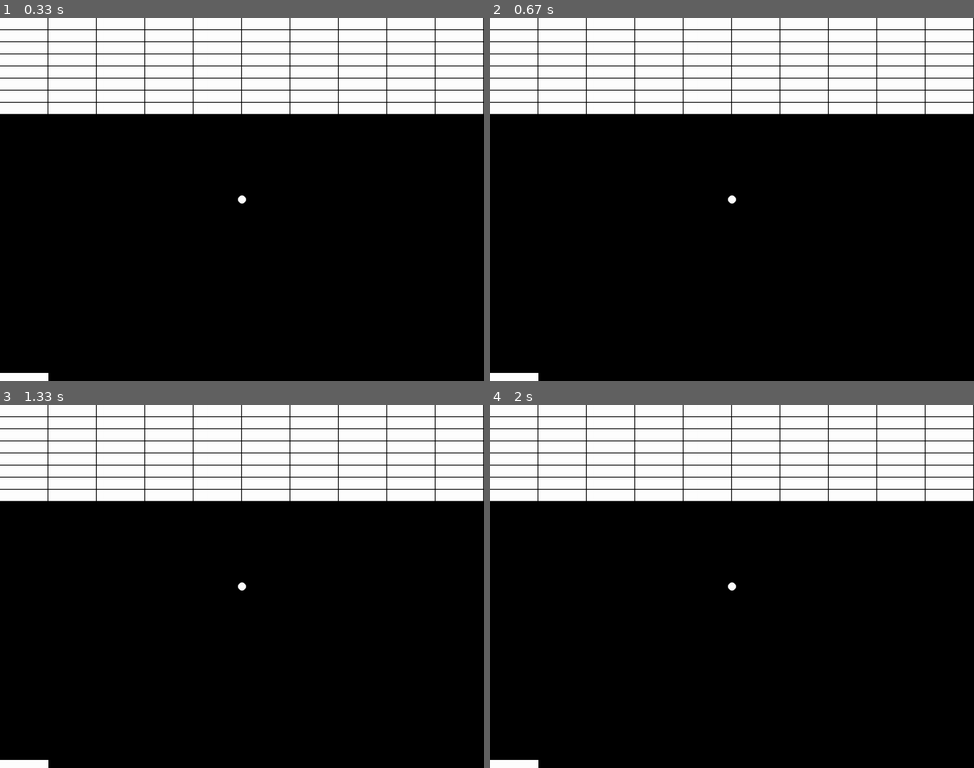
Above: before the commit, frames 1-4 (two rows, left to right).
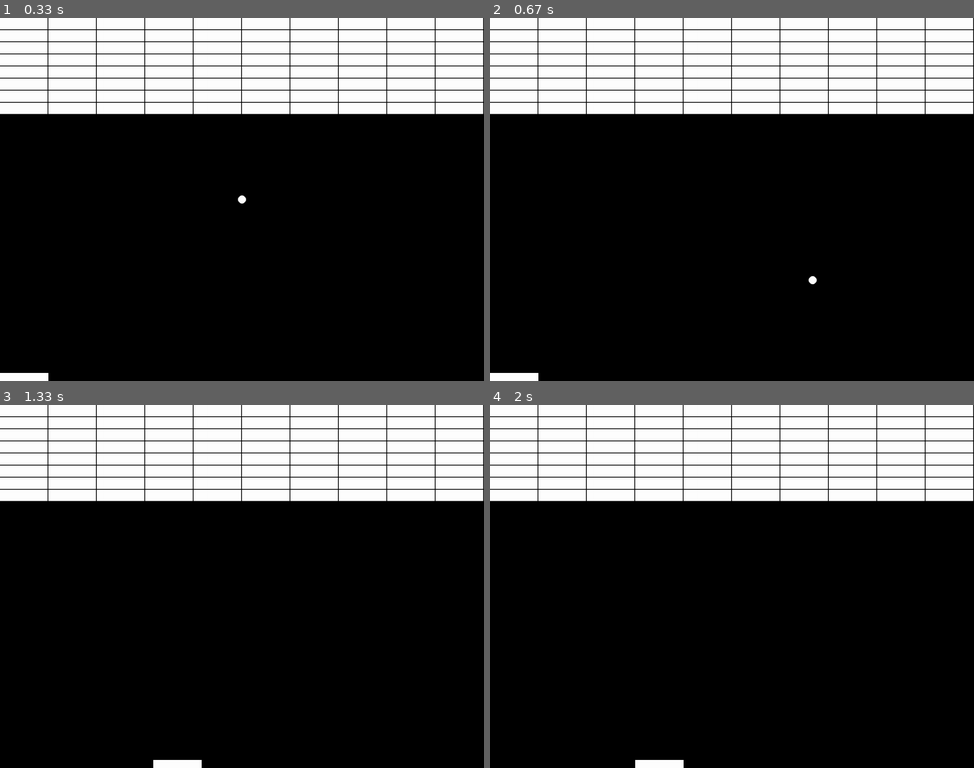
Above: after the commit, the same moments.

Repository: 1304PK/Pygame
Game: pygame game, started from brick_breakers/main.py
Two runs of this game, one before a commit and one after it. Both use one fixed random seed, a clock stepped at 60 frames per second and the inputs below.
Inputs:
- Up to frame 1 (0.33 s): no input
- Up to frame 2 (0.67 s): tap Space at 0.33 s
- Up to frame 3 (1.33 s): hold D 0.67-1.13 s; tap Space at 0.73, 1.03, 1.23 s; hold D from 1.17 s (still down)
- Up to frame 4 (2 s): tap Space at 1.53, 1.73 s; release D at 1.63 s; hold A from 1.67 s (still down)

Frame 1 is identical in both runs. In frame 2, less than 0.1% of the frame differs, in the area x 49-68%, y 48-74%; in frame 3, 0.5%, in the area x 0-51%, y 48-100%; in frame 4, 0.5%.

Commit message:
Add paddle and ball movement to game logic

Diff:
--- a/brick_breakers/main.py
+++ b/brick_breakers/main.py
@@ -4,6 +4,12 @@
 
 width, height = 1200, 900
 screen = pygame.display.set_mode((width, height))
+
+ballx = width/2
+bally = height/2
+paddlevel = 10
+vel = 10
+run = False
 
 # rect = pygame.Rect(0, 0, 118, 30)
 rects = []
@@ -12,19 +18,38 @@
         rect = pygame.Rect(column, 30*row, 118, 28)
         rects.append(rect)
 
+
 paddle = pygame.Rect(0, height-20, 120, 20)
 
+
+
+clock = pygame.time.Clock()
 running = True
 while running:
+    clock.tick(60)
     for event in pygame.event.get():
         if event.type == pygame.QUIT:
             running = False
 
-    # pygame.draw.rect(screen, (255, 255, 255), rect)
+        if event.type == pygame.KEYDOWN:
+            if event.key == pygame.K_SPACE:
+                run = True
+
+    keys = pygame.key.get_pressed()
+    if keys[pygame.K_a] and paddle.x >= 0:
+        paddle.x -= paddlevel
+    elif keys[pygame.K_d] and paddle.x <= width-120:
+        paddle.x += paddlevel
+
+    if run:
+        ballx += vel
+        bally += vel
+
+    screen.fill((0, 0, 0))
     for rect in rects:
         pygame.draw.rect(screen, (255, 255, 255), rect)
     pygame.draw.rect(screen, (255, 255, 255), paddle)
-    pygame.draw.circle(screen, (255, 255, 255), (width/2, height/2), 10)
-    pygame.display.update()
+    pygame.draw.circle(screen, (255, 255, 255), (ballx, bally), 10)
+    pygame.display.flip()
 
 pygame.quit()
